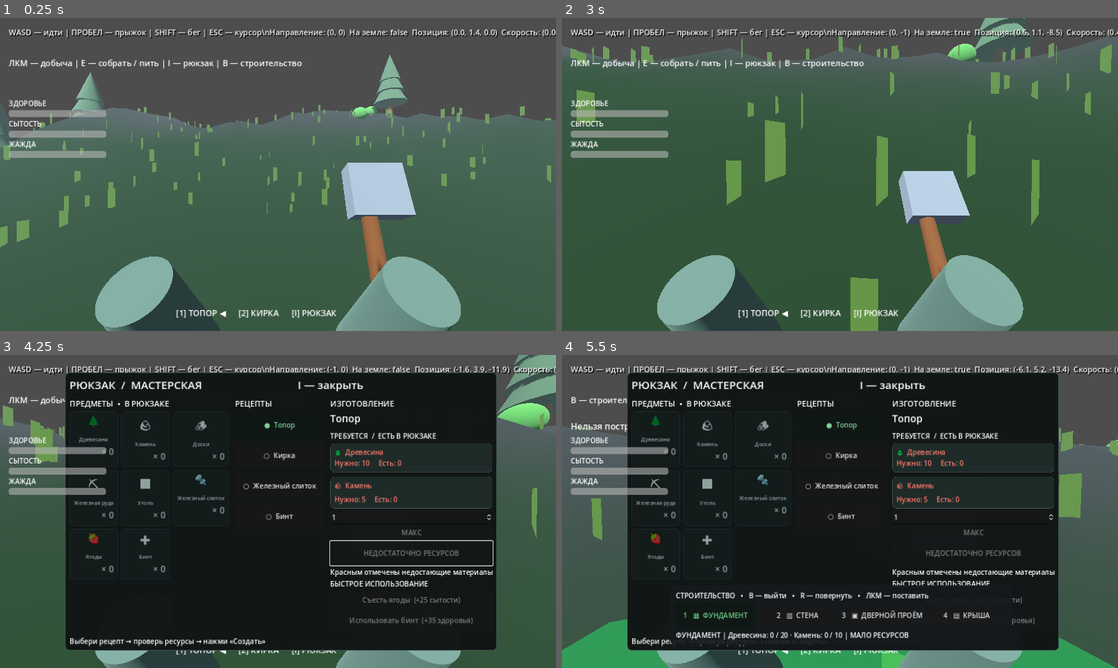
Above: before the commit, frames 1-4 (two rows, left to right).
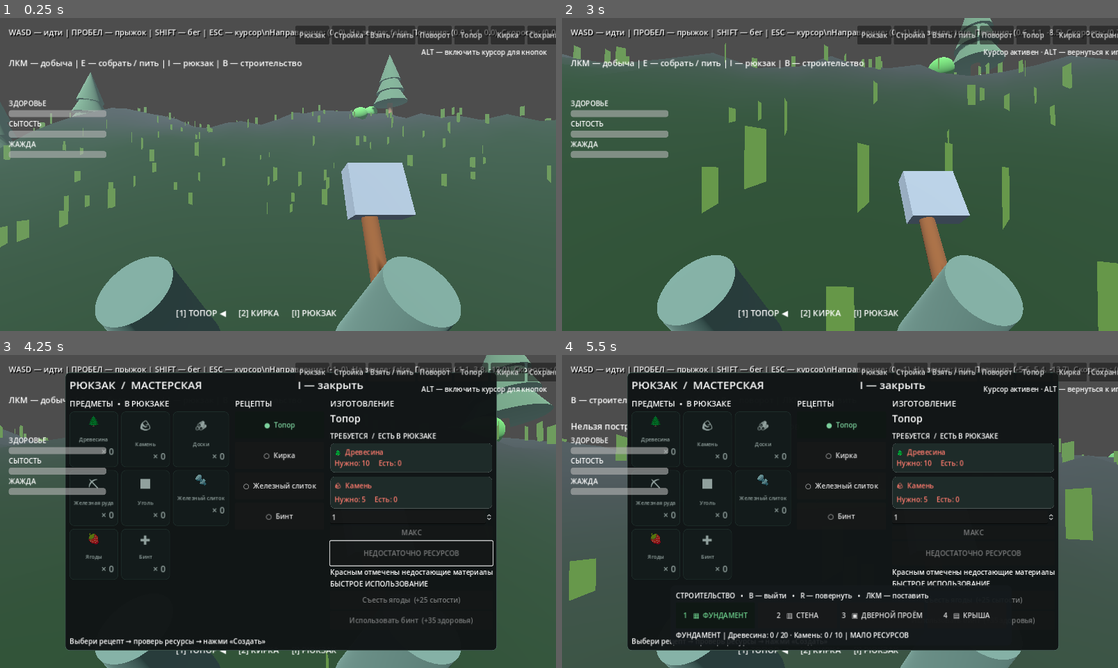
Above: after the commit, the same moments.

Repository: noval000/survival
Game: Godot game, scene res://scenes/Main.tscn
The game is run twice, just before and just after one commit, with the same random seed, the same clock (stepped at 60 frames per second) and the same inputs.
Inputs (mouse positions are in pixels of both pictures, inside the frame that each line leads up to):
- Up to frame 1 (0.25 s): no input
- Up to frame 2 (3 s): tap Enter at 0.5 s; move the mouse to (867, 174) at 0.52 s; hold W (move_forward) 0.53-1.28 s; tap Alt at 0.6, 2.3 s; click (867, 174) at 0.67 s; tap Space (jump) at 0.77, 1.52 s; tap I at 0.8, 1.35 s; move the mouse to (728, 190) at 1.27 s; hold S (move_backward) 1.28-2.03 s; click (728, 190) at 1.42 s; tap B at 1.55, 2.1 s; move the mouse to (851, 168) at 2.02 s; hold W (move_forward) from 2.03 s (still down); click (851, 168) at 2.17 s; move the mouse to (834, 180) at 2.77 s; tap Shift (sprint) at 2.85 s; click (834, 180) at 2.92 s
- Up to frame 3 (4.25 s): tap Space (jump) at 3.02, 3.77 s; tap I at 3.05 s; move the mouse to (444, 558) at 3.52 s; release W (move_forward) at 3.53 s; hold A (move_left) from 3.53 s (still down); tap Alt at 3.6 s; click (444, 558) at 3.67 s; tap B at 3.8 s
- Up to frame 4 (5.5 s): move the mouse to (673, 464) at 4.27 s; tap I at 4.35, 5.3 s; click (673, 464) at 4.42 s; tap Space (jump) at 4.52 s; tap Alt at 4.55 s; move the mouse to (845, 511) at 5.02 s; release A (move_left) at 5.03 s; hold W (move_forward) from 5.03 s (still down); tap B at 5.1 s; click (845, 511) at 5.17 s

The runs differ from the first frame. In frame 1, 2.6% of the frame differs, in the area x 53-100%, y 2-13%; in frame 2, 12%, in the area x 0-100%, y 0-100%; in frame 3, 4.2%; in frame 4, 8.1%.

Commit message:
Wire clickable on-screen actions and ALT cursor mode into player controls

Diff:
--- a/godot/scripts/Player.gd
+++ b/godot/scripts/Player.gd
@@ -5,6 +5,7 @@
 const SURVIVAL_UI_SCRIPT = preload("res://scripts/SurvivalUI.gd")
 const SAVE_GAME = preload("res://scripts/SaveGame.gd")
 const BUILDING_HUD_SCRIPT = preload("res://scripts/BuildingHUD.gd")
+const QUICK_ACTIONS_SCRIPT = preload("res://scripts/QuickActionsHUD.gd")
 
 @export var walk_speed := 5.0
 @export var sprint_speed := 8.0
@@ -31,6 +32,7 @@
 var building: Node3D
 var survival_ui: CanvasLayer
 var building_hud: CanvasLayer
+var quick_actions: CanvasLayer
 var health: float = 100.0
 var hunger: float = 100.0
 var thirst: float = 100.0
@@ -86,6 +88,14 @@
     building_hud = BUILDING_HUD_SCRIPT.new()
     add_child(building_hud)
     building_hud.piece_requested.connect(func(kind: String) -> void: building.choose_piece(kind))
+    quick_actions = QUICK_ACTIONS_SCRIPT.new()
+    add_child(quick_actions)
+    quick_actions.inventory_pressed.connect(toggle_backpack)
+    quick_actions.build_pressed.connect(toggle_build_mode)
+    quick_actions.interact_pressed.connect(try_interact)
+    quick_actions.rotate_pressed.connect(func() -> void: building.rotate_piece())
+    quick_actions.save_pressed.connect(save_progress)
+    quick_actions.tool_pressed.connect(equip_tool)
     load_progress.call_deferred()
 
 func _unhandled_input(event: InputEvent) -> void:
@@ -101,9 +111,13 @@
             return
         if dead:
             return
+        if event.physical_keycode == KEY_ALT:
+            var visible_cursor: bool = Input.mouse_mode == Input.MOUSE_MODE_CAPTURED
+            Input.mouse_mode = Input.MOUSE_MODE_VISIBLE if visible_cursor else Input.MOUSE_MODE_CAPTURED
+            quick_actions.set_cursor_visible(visible_cursor)
+            return
         if event.physical_keycode == KEY_I:
-            var opened: bool = inventory_ui.toggle_inventory()
-            Input.mouse_mode = Input.MOUSE_MODE_VISIBLE if opened else Input.MOUSE_MODE_CAPTURED
+            toggle_backpack()
             get_viewport().set_input_as_handled()
             return
         if event.physical_keycode == KEY_ESCAPE:
@@ -116,7 +130,7 @@
             return
         if not inventory_ui.is_open():
             if event.physical_keycode == KEY_B:
-                building.set_active(not building.active)
+                toggle_build_mode()
                 get_viewport().set_input_as_handled()
                 return
             if building.active:
@@ -503,3 +517,22 @@
 func show_message(message: String) -> void:
     feedback_remaining = 1.6
     harvest_feedback.text = message
+
+func toggle_backpack() -> void:
+    if dead:
+        return
+    var opened: bool = inventory_ui.toggle_inventory()
+    Input.mouse_mode = Input.MOUSE_MODE_VISIBLE if opened else Input.MOUSE_MODE_CAPTURED
+    quick_actions.set_cursor_visible(opened)
+
+func toggle_build_mode() -> void:
+    if dead or inventory_ui.is_open():
+        return
+    building.set_active(not building.active)
+
+func equip_tool(kind: String) -> void:
+    if dead or kind not in ["axe", "pickaxe"]:
+        return
+    equipped_tool = kind
+    setup_tool()
+    sync_inventory()
